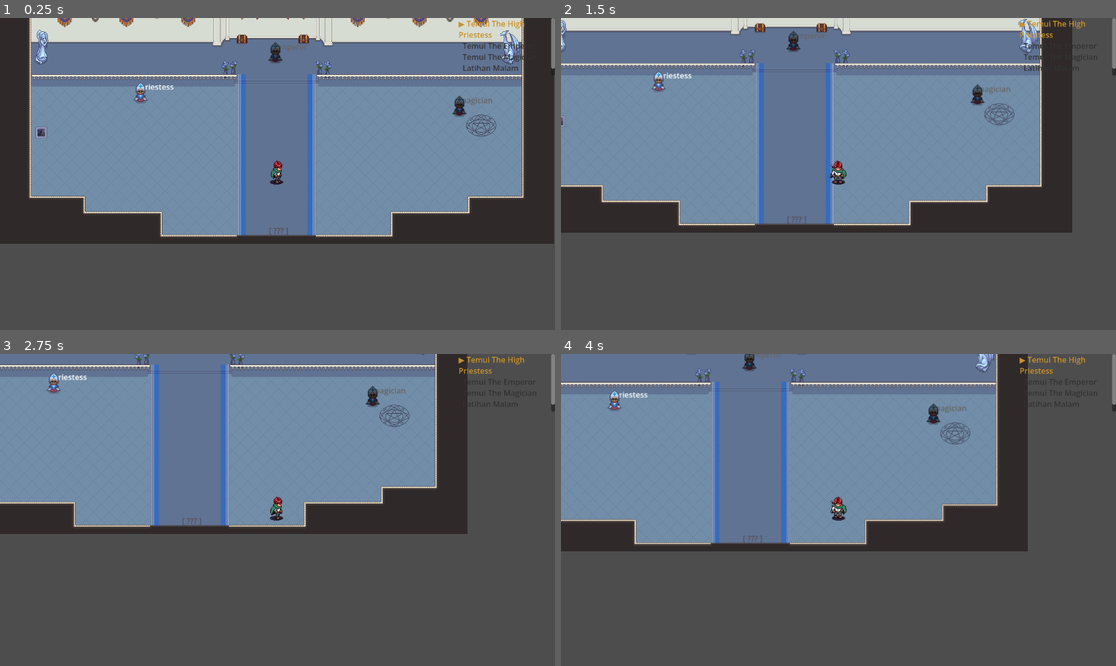
Above: before the commit, frames 1-4 (two rows, left to right).
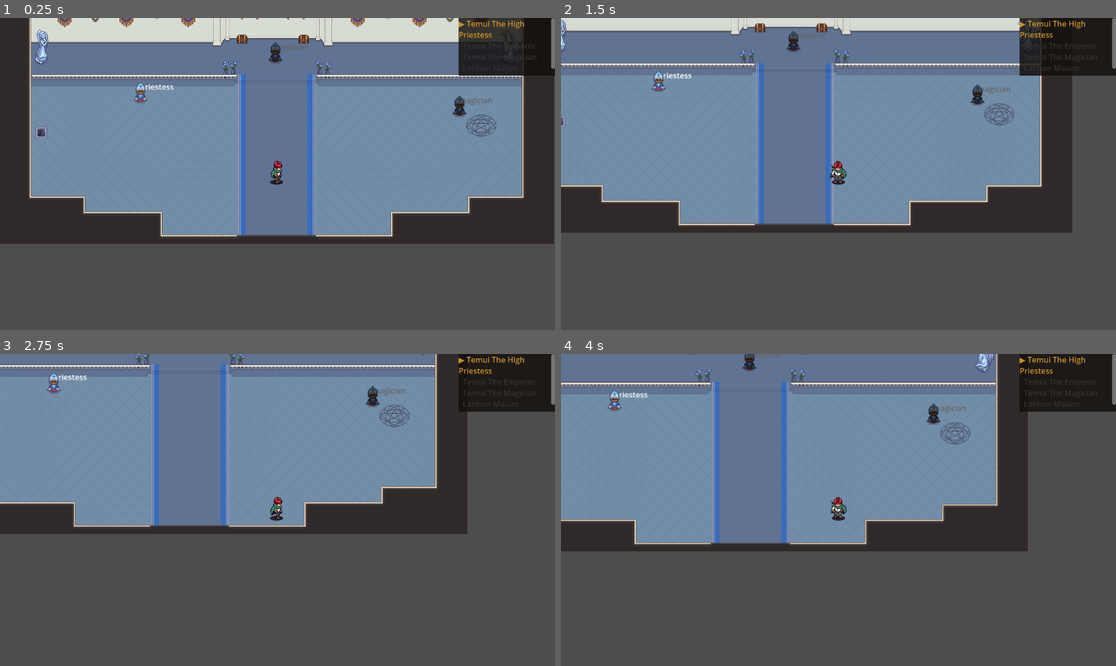
Above: after the commit, the same moments.

Repository: Jofadlan/the-jester-zero-hour
Game: Godot game, scene res://scenes/RoyalHall.tscn
Two runs of this game, one before a commit and one after it. Both use one fixed random seed, a clock stepped at 60 frames per second and the inputs below.
Inputs:
- Up to frame 1 (0.25 s): no input
- Up to frame 2 (1.5 s): tap Enter at 0.5 s; hold Right (ui_right) 0.53-1.28 s; hold E (interact) 0.53-1.28 s; hold Down (ui_down) from 1.28 s (still down); tap Left (jalan) at 1.35 s
- Up to frame 3 (2.75 s): release Down (ui_down) at 2.03 s; hold Right (ui_right) from 2.03 s (still down); hold E (interact) from 2.03 s (still down)
- Up to frame 4 (4 s): release Right (ui_right) at 2.78 s; release E (interact) at 2.78 s; hold Up (ui_up) 2.78-3.53 s; tap Left (jalan) at 2.85 s; hold Down (ui_down) from 3.53 s (still down); hold E (interact) from 3.53 s (still down)

The runs differ from the first frame. In frame 1, 2.9% of the frame differs, in the area x 48-100%, y 0-70%; in frame 2, 2.7%; in frame 3, 2.8%; in frame 4, 2.8%.

Commit message:
feat: move boss area to Prison, fix RoyalHall UI
- Remove BossArea, BossZone, BossDialoguePanel from RoyalHall
- Add BossArea logic to Prison.gd (locked until normal_combat_cleared)
- Fix duplicate signal connections in RoyalHall._ready()
- Add TaskTracker background (ColorRect semi-transparent)
- Fix combat_cleared popup: shows once on return from combat
- Fix priestess popup: now correctly called in on_end callback
- Task tracker updated: "Hadapi The Lovers (di Penjara)"

Diff:
--- a/scenes/Prison.gd
+++ b/scenes/Prison.gd
@@ -1,10 +1,57 @@
 extends Node2D
 
+@onready var boss_area  : Node2D  = $BossArea
+@onready var boss_label : Label   = $BossArea/BossLabel
+@onready var boss_zone  : Area2D  = $BossArea/BossZone
+
+@onready var boss_dialogue_panel : PanelContainer = $UIPopUp/BossDialoguePanel
+@onready var boss_dialogue_text  : Label          = $UIPopUp/BossDialoguePanel/Vbox/BossText
+@onready var btn_boss_confirm    : Button         = $UIPopUp/BossDialoguePanel/Vbox/BtnConfirm
 
 func _ready():
+	$StairExit.body_entered.connect(_on_stair_exit_body_entered)
 	if GameManager.target_spawn_node != "":
-			var player = get_tree().get_nodes_in_group("player")[0]
-			var spawn_point = get_node_or_null(GameManager.target_spawn_node)
-			if player and spawn_point:
-				player.global_position = spawn_point.global_position
-			GameManager.target_spawn_node = ""
+		var player = get_tree().get_nodes_in_group("player")[0]
+		var spawn_point = get_node_or_null(GameManager.target_spawn_node)
+		if player and spawn_point:
+			player.global_position = spawn_point.global_position
+		GameManager.target_spawn_node = ""
+
+	boss_dialogue_panel.hide()
+	btn_boss_confirm.pressed.connect(_on_boss_confirm)
+	boss_zone.body_entered.connect(_on_boss_zone_entered)
+	_refresh_boss_area()
+
+
+
+func _on_stair_exit_body_entered(body):
+	if body.is_in_group("player"):
+		get_tree().change_scene_to_file("res://scenes/RoyalHall.tscn")
+
+func _refresh_boss_area() -> void:
+	var unlocked = GameManager.normal_combat_cleared
+	boss_label.text = "[ The Lovers ]" if unlocked else "[ ??? ]"
+	boss_area.modulate = Color(1, 1, 1, 1) if unlocked else Color(0.35, 0.3, 0.3, 1)
+
+func _on_boss_zone_entered(body: Node) -> void:
+	if not body.is_in_group("player"):
+		return
+	if not GameManager.normal_combat_cleared:
+		return
+	_show_boss_dialogue()
+
+func _show_boss_dialogue() -> void:
+	boss_dialogue_text.text = (
+		"*Suara itu terdengar lebih berat dari sebelumnya...*\n\n" +
+		"\"Kau sudah sampai di sini.\n\n" +
+		"Yang ada di balik pintu itu bukan musuh biasa. " +
+		"Ia adalah cerminan dari pilihan yang belum pernah kau buat — " +
+		"dan semua yang ingin kau hindari dari dirimu sendiri.\n\n" +
+		"Apakah kau siap menghadapinya?\""
+	)
+	boss_dialogue_panel.show()
+
+func _on_boss_confirm() -> void:
+	boss_dialogue_panel.hide()
+	GameManager.combat_mode = "boss"
+	get_tree().change_scene_to_file("res://scenes/CombatScene.tscn")
--- a/scenes/Prison.tscn
+++ b/scenes/Prison.tscn
@@ -7,6 +7,7 @@
 [ext_resource type="Texture2D" uid="uid://bwan0amjawn17" path="res://asset/Objects.png" id="5_jhbke"]
 [ext_resource type="Texture2D" uid="uid://dg2g6lsixdmtv" path="res://asset/Interior_guild.png" id="6_spdu0"]
 [ext_resource type="PackedScene" uid="uid://dkyhw6w2ccbdr" path="res://scenes/Player.tscn" id="7_sf8be"]
+[ext_resource type="Script" uid="uid://b26q50ha5ikwk" path="res://scenes/Prison.gd" id="script_prison"]
 
 [sub_resource type="TileSetAtlasSource" id="TileSetAtlasSource_jhbke"]
 texture = ExtResource("2_yu1v4")
@@ -460,10 +461,17 @@
 sources/1 = SubResource("TileSetAtlasSource_aw1ry")
 sources/3 = SubResource("TileSetAtlasSource_gqrx7")
 
+[sub_resource type="CircleShape2D" id="CircleShape2D_boss"]
+radius = 48.0
+
+[sub_resource type="RectangleShape2D" id="RectangleShape2D_spdu0"]
+size = Vector2(34, 24)
+
 [node name="Prison" type="Node2D" unique_id=1195165496]
+script = ExtResource("script_prison")
 
 [node name="MapPrison" type="Node2D" parent="." unique_id=971890647]
-position = Vector2(25, 2)
+position = Vector2(25, 3)
 
 [node name="Background" type="TileMapLayer" parent="MapPrison" unique_id=365777698]
 tile_map_data = PackedByteArray("AAAoAAwAAQABAAoAAAAoAA0AAQABAAoAAAAoAA4AAQABAAoAAAAoAA8AAQABAAoAAAAoABAAAQABAAYAAAApAA …(11232 unchanged characters)…
@@ -484,3 +492,61 @@
 
 [node name="Player" parent="." unique_id=564744777 instance=ExtResource("7_sf8be")]
 position = Vector2(918, 417)
+
+[node name="BossArea" type="Node2D" parent="." unique_id=411065409]
+position = Vector2(702, 80)
+
+[node name="BossLabel" type="Label" parent="BossArea" unique_id=411065410]
+anchors_preset = 7
+anchor_left = 0.5
+anchor_top = 1.0
+anchor_right = 0.5
+anchor_bottom = 1.0
+offset_left = -28.0
+offset_top = -24.0
+offset_right = 28.0
+grow_horizontal = 2
+grow_vertical = 0
+theme_override_colors/font_color = Color(0.788, 0.573, 0.165, 1)
+text = "[ ??? ]"
+
+[node name="BossZone" type="Area2D" parent="BossArea" unique_id=411065411]
+collision_layer = 0
+
+[node name="CollisionShape2D" type="CollisionShape2D" parent="BossArea/BossZone" unique_id=411065412]
+shape = SubResource("CircleShape2D_boss")
+
+[node name="UIPopUp" type="CanvasLayer" parent="." unique_id=411065413]
+
+[node name="BossDialoguePanel" type="PanelContainer" parent="UIPopUp" unique_id=411065414]
+visible = false
+anchors_preset = 8
+anchor_left = 0.5
+anchor_top = 0.5
+anchor_right = 0.5
+anchor_bottom = 0.5
+offset_left = -225.0
+offset_top = -80.0
+offset_right = 225.0
+offset_bottom = 80.0
+grow_horizontal = 2
+grow_vertical = 2
+
+[node name="Vbox" type="VBoxContainer" parent="UIPopUp/BossDialoguePanel" unique_id=411065415]
+layout_mode = 2
+theme_override_constants/separation = 12
+
+[node name="BossText" type="Label" parent="UIPopUp/BossDialoguePanel/Vbox" unique_id=411065416]
+custom_minimum_size = Vector2(430, 100)
+layout_mode = 2
+autowrap_mode = 3
+
+[node name="BtnConfirm" type="Button" parent="UIPopUp/BossDialoguePanel/Vbox" unique_id=411065417]
+layout_mode = 2
+text = "Bawa aku ke sana"
+
+[node name="StairExit" type="Area2D" parent="." unique_id=236705783]
+
+[node name="CollisionShape2D" type="CollisionShape2D" parent="StairExit" unique_id=2093007192]
+position = Vector2(964, 365)
+shape = SubResource("RectangleShape2D_spdu0")
--- a/scenes/RoyalHall.gd
+++ b/scenes/RoyalHall.gd
@@ -9,27 +9,21 @@
 @onready var btn_close      : Button  = $UI/DialogueBox/VBox/HBox/BtnClose
 @onready var btn_choice_1   : Button  = $UI/DialogueBox/VBox/HBox/BtnChoice1
 @onready var btn_choice_2   : Button  = $UI/DialogueBox/VBox/HBox/BtnChoice2
-@onready var boss_area      : Node2D  = $BossArea
-@onready var boss_label     : Label   = $BossArea/BossLabel
-@onready var boss_zone      : Area2D  = $BossArea/BossZone
 @onready var task_label     : RichTextLabel = $UIPopUp/TaskTracker
 @onready var popup_panel    : PanelContainer = $UIPopUp/PopupPanel
 @onready var popup_text     : Label = $UIPopUp/PopupPanel/Vbox/PopupText
 @onready var btn_popup_close: Button = $UIPopUp/PopupPanel/Vbox/BtnClose
-@onready var boss_dialogue_panel  : PanelContainer = $UIPopUp/BossDialoguePanel
-@onready var boss_dialogue_text   : Label = $UIPopUp/BossDialoguePanel/Vbox/BossText
-@onready var btn_boss_confirm     : Button = $UIPopUp/BossDialoguePanel/Vbox/BtnConfirm
 
 var _dialogue_queue  : Array[String] = []
 var _current_speaker : String = ""
 var _player          : Node   = null
 var _pending_choices : Array  = []
+var _combat_cleared_popup_shown : bool = false
 
 func _ready():
 	$UI.visible = true
 	dialogue_box.hide()
 	popup_panel.hide()
-	boss_dialogue_panel.hide()
 
 	btn_next.pressed.connect(_advance_dialogue)
 	btn_close.pressed.connect(_close_dialogue)
@@ -39,23 +33,14 @@
 	btn_choice_2.hide()
 
 	btn_popup_close.pressed.connect(func(): popup_panel.hide())
-	btn_boss_confirm.pressed.connect(_on_boss_confirm)
-	boss_zone.body_entered.connect(_on_boss_zone_entered)
 
 	_refresh_npc_states()
-	_refresh_boss_area()
 	_refresh_task_tracker()
-	btn_next.pressed.connect(_advance_dialogue)
-	btn_close.pressed.connect(_close_dialogue)
-	btn_choice_1.pressed.connect(_on_choice_pressed.bind(0))
-	btn_choice_2.pressed.connect(_on_choice_pressed.bind(1))
-	btn_choice_1.hide()
-	btn_choice_2.hide()
-
-	boss_zone.body_entered.connect(_on_boss_zone_entered)
-
-	_refresh_npc_states()
-	_refresh_boss_area()
+
+	# Tampilkan popup sekali saat kembali dari combat yang menang
+	if GameManager.normal_combat_cleared and not _combat_cleared_popup_shown:
+		_combat_cleared_popup_shown = true
+		_show_popup(POPUP_TEXTS["combat_cleared"])
 
 func _on_ready_deferred() -> void:
 	var players = get_tree().get_nodes_in_group("player")
@@ -77,11 +62,6 @@
 		emperor.set_locked(not GameManager.talked_to_priestess)
 	if magician:
 		magician.set_locked(not GameManager.talked_to_emperor)
-
-func _refresh_boss_area() -> void:
-	var unlocked = GameManager.normal_combat_cleared
-	boss_label.text = "[ The Lovers ]" if unlocked else "[ ??? ]"
-	boss_area.modulate = Color(1, 1, 1, 1) if unlocked else Color(0.35, 0.3, 0.3, 1)
 
 func _get_npc(type: String) -> Node:
 	for npc in get_tree().get_nodes_in_group("npc"):
@@ -101,21 +81,6 @@
 			npc.show_indicator()
 		else:
 			npc.hide_indicator()
-
-func _on_boss_zone_entered(body: Node) -> void:
-	if not body.is_in_group("player"):
-		return
-	if not GameManager.normal_combat_cleared:
-		return
-	_show_boss_dialogue()
-
-func _show_boss_dialogue() -> void:
-	boss_dialogue_text.text = "*Suara itu terdengar lebih berat dari sebelumnya...*\n\n\"Kau sudah sampai di sini.\n\nYang ada di balik pintu itu bukan musuh biasa. Ia adalah cerminan dari pilihan yang belum pernah kau buat — dan semua yang ingin kau hindari dari dirimu sendiri.\n\nApakah kau siap menghadapinya?\""
-	boss_dialogue_panel.show()
-
-func _on_boss_confirm() -> void:
-	boss_dialogue_panel.hide()
-	_go_combat_boss()
 
 func _input(event):
 	if event.is_action_pressed("interact") and dialogue_box.visible and _pending_choices.is_empty():
@@ -349,10 +314,6 @@
 	GameManager.combat_mode = "normal"
 	get_tree().change_scene_to_file("res://scenes/CombatScene.tscn")
 
-func _go_combat_boss():
-	GameManager.combat_mode = "boss"
-	get_tree().change_scene_to_file("res://scenes/CombatScene.tscn")
-
 # ── MAP TRANSITIONS ────────────────────────────
 func _on_to_prison_body_entered(body: Node2D) -> void:
 	if body.is_in_group("player"):
@@ -365,7 +326,10 @@
 	_add_task(lines, "Temui The Emperor", GameManager.talked_to_emperor, GameManager.talked_to_priestess and not GameManager.talked_to_emperor)
 	_add_task(lines, "Temui The Magician", GameManager.talked_to_magician, GameManager.talked_to_emperor and not GameManager.talked_to_magician)
 	_add_task(lines, "Latihan Malam", GameManager.normal_combat_cleared, GameManager.talked_to_magician and not GameManager.normal_combat_cleared)
-	_add_task(lines, "???", false, false) if not GameManager.normal_combat_cleared else _add_task(lines, "Hadapi The Lovers", false, true)
+	if not GameManager.normal_combat_cleared:
+		_add_task(lines, "???", false, false)
+	else:
+		_add_task(lines, "Hadapi The Lovers (di Penjara)", false, true)
 
 	task_label.text = "\n".join(lines)
 
@@ -385,5 +349,5 @@
 	"priestess_done": "*Suara dari antah berantah...*\n\n\"Ia tidak berkata apa-apa. Tapi tangannya menyodorkan sesuatu.\nMungkin ia tahu lebih banyak dari yang ia tunjukkan.\n\nTemui Raja selanjutnya.\"",
 	"emperor_done": "*Suara itu kembali...*\n\n\"Bahkan yang paling keras pun kadang menyerahkan sesuatu tanpa alasan yang jelas.\n\nCari Sang Alkemis. Ia menunggumu.\"",
 	"magician_done": "*Berbisik pelan...*\n\n\"Ia melihat tanganmu. Tangan yang sudah berubah.\n\nLatihan menunggumu di luar. Buktikan bahwa kau lebih dari sekadar badut.\"",
-	"combat_cleared": "*Sesuatu bergeser di udara...*\n\n\"Kau sudah membuktikannya pada dirimu sendiri.\n\nAda sesuatu di ujung sana yang menunggumu. Kau tahu apa itu.\""
+	"combat_cleared": "*Sesuatu bergeser di udara...*\n\n\"Kau sudah membuktikannya pada dirimu sendiri.\n\nAda sesuatu di ujung sana yang menunggumu. Kau tahu apa itu.\n\nPergi menuju penjara bawah\""
 }
--- a/scenes/RoyalHall.tscn
+++ b/scenes/RoyalHall.tscn
@@ -393,9 +393,6 @@
 [sub_resource type="RectangleShape2D" id="RectangleShape2D_qevo4"]
 size = Vector2(22, 22)
 
-[sub_resource type="CircleShape2D" id="CircleShape2D_t4c0i"]
-radius = 40.0
-
 [node name="RoyalHall" type="Node2D" unique_id=1000000001]
 script = ExtResource("1_rhall")
 
@@ -503,28 +500,17 @@
 [node name="BtnChoice2" type="Button" parent="UI/DialogueBox/VBox/HBox" unique_id=1159775861]
 layout_mode = 2
 
-[node name="BossArea" type="Node2D" parent="." unique_id=363720604]
-position = Vector2(580, 640)
-
-[node name="BossLabel" type="Label" parent="BossArea" unique_id=319848567]
-anchors_preset = 7
-anchor_left = 0.5
-anchor_top = 1.0
-anchor_right = 0.5
-anchor_bottom = 1.0
-offset_left = -20.5
-offset_top = -23.0
-offset_right = 20.5
-grow_horizontal = 2
-grow_vertical = 0
-text = "[ ??? ]"
-
-[node name="BossZone" type="Area2D" parent="BossArea" unique_id=1160118962]
-
-[node name="CollisionShape2D" type="CollisionShape2D" parent="BossArea/BossZone" unique_id=152684626]
-shape = SubResource("CircleShape2D_t4c0i")
-
 [node name="UIPopUp" type="CanvasLayer" parent="." unique_id=1471886284]
+
+[node name="TaskTrackerBG" type="ColorRect" parent="UIPopUp" unique_id=2107662435]
+custom_minimum_size = Vector2(200, 120)
+anchors_preset = 1
+anchor_left = 1.0
+anchor_right = 1.0
+offset_left = -40.0
+offset_bottom = 40.0
+grow_horizontal = 0
+color = Color(0.07, 0.055, 0.044, 0.82)
 
 [node name="TaskTracker" type="RichTextLabel" parent="UIPopUp" unique_id=2107662436]
 custom_minimum_size = Vector2(200, 120)
@@ -534,10 +520,7 @@
 offset_left = -40.0
 offset_bottom = 40.0
 grow_horizontal = 0
-text = "Hadapi The Lovers (Boss Fight)"
 bbcode_enabled = true
-
-[connection signal="body_entered" from="MapDesain/ToPrison" to="." method="_on_to_prison_body_entered"]
 
 [node name="PopupPanel" type="PanelContainer" parent="UIPopUp" unique_id=520178394]
 visible = false
@@ -564,28 +547,4 @@
 layout_mode = 2
 text = "Mengerti"
 
-[node name="BossDialoguePanel" type="PanelContainer" parent="UIPopUp" unique_id=514522591]
-visible = false
-anchors_preset = 8
-anchor_left = 0.5
-anchor_top = 0.5
-anchor_right = 0.5
-anchor_bottom = 0.5
-offset_left = -200.0
-offset_top = -57.5
-offset_right = 200.0
-offset_bottom = 57.5
-grow_horizontal = 2
-grow_vertical = 2
-
-[node name="Vbox" type="VBoxContainer" parent="UIPopUp/BossDialoguePanel" unique_id=1292270001]
-layout_mode = 2
-
-[node name="BossText" type="Label" parent="UIPopUp/BossDialoguePanel/Vbox" unique_id=858161086]
-custom_minimum_size = Vector2(450, 120)
-layout_mode = 2
-autowrap_mode = 3
-
-[node name="BtnConfirm" type="Button" parent="UIPopUp/BossDialoguePanel/Vbox" unique_id=808990967]
-layout_mode = 2
-text = "Bawa aku ke sana"
+[connection signal="body_entered" from="MapDesain/ToPrison" to="." method="_on_to_prison_body_entered"]
